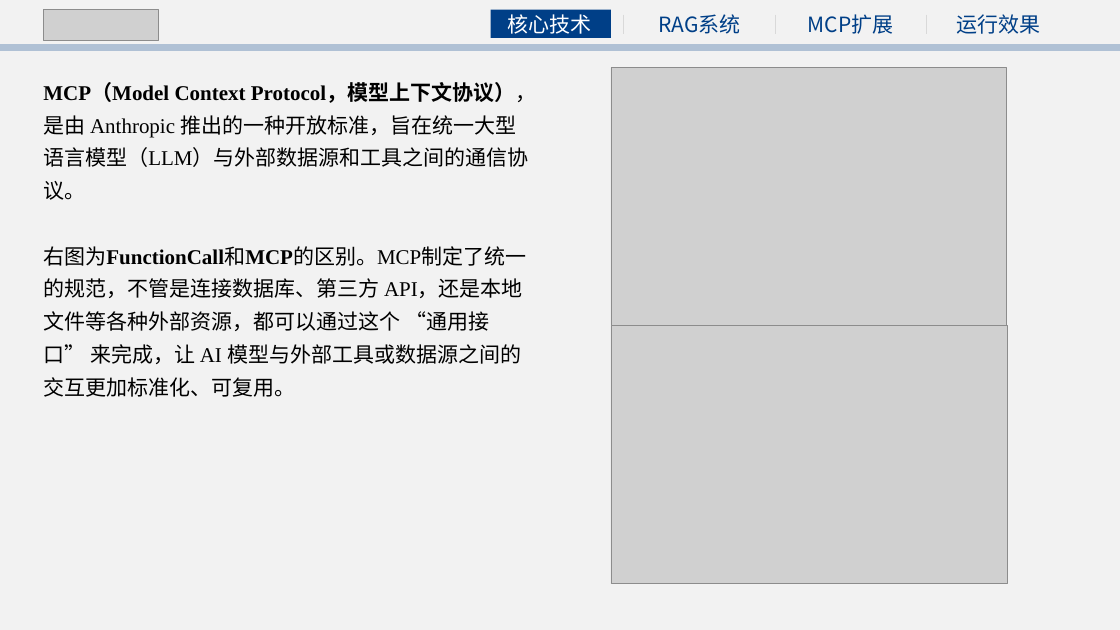
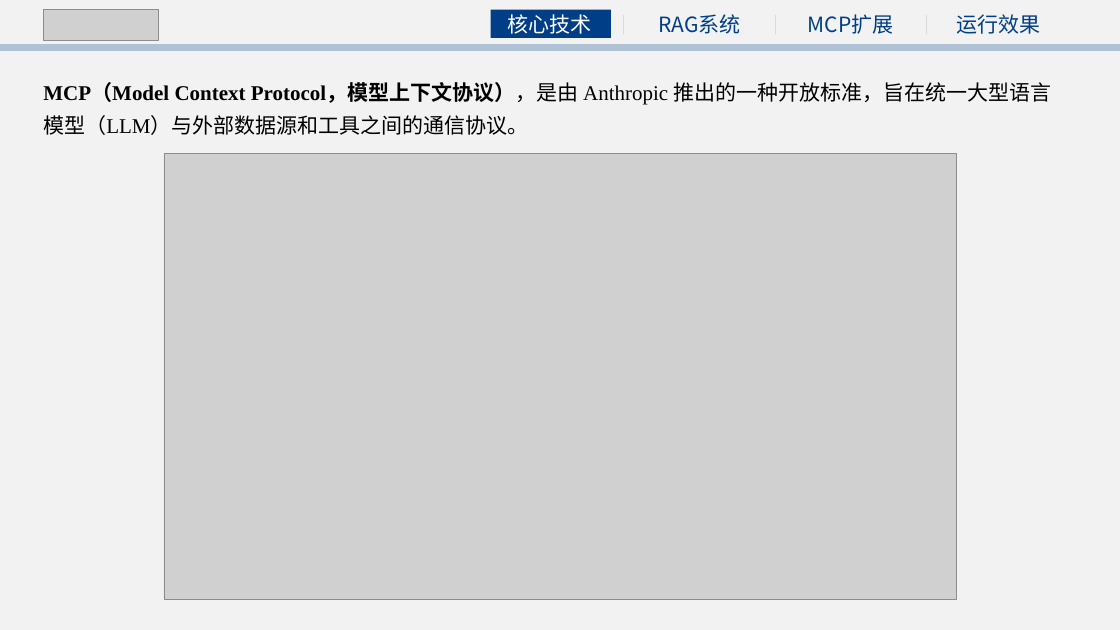
Before and after one commit to Orzjh/langchain-study, a slide deck: slide 6 of LangChain 系列教程（九）：综合实战——RAG+MCP/LangChain & MCP.pptx. Drawn at 1120x630 pixels with LibreOffice and Linux fonts; fonts in the diff are those of the drawing; grey boxes stand for pictures. Boxes give left, top, right and bottom in pixels: in the first picture for what was removed or moved away, otherwise in the second. Text is boxed around its words. In the diff, an @@ line names an element or a change of style, - is before the commit and + after.

```diff
--- a/LangChain 系列教程（九）：综合实战——RAG+MCP/LangChain & MCP.pptx
+++ b/LangChain 系列教程（九）：综合实战——RAG+MCP/LangChain & MCP.pptx
@@ picture removed at [611, 68, 1006, 326] @@
@@ picture added at [164, 153, 956, 599] @@
@@ text at [43, 246, 526, 397]: paragraph removed @@
-右图为FunctionCall和MCP的区别。MCP制定了统一的规范，不管是连接数据库、第三方 API，还是本地文件等各种外部资源，都可以通过这个 “通用接口” 来完成，让 AI 模型与外部工具或数据源之间的交互更加标准化、可复用。
@@ picture removed at [611, 326, 1007, 584] @@
```
Also in this commit, not shown: 3 slides added, 38 other files.
